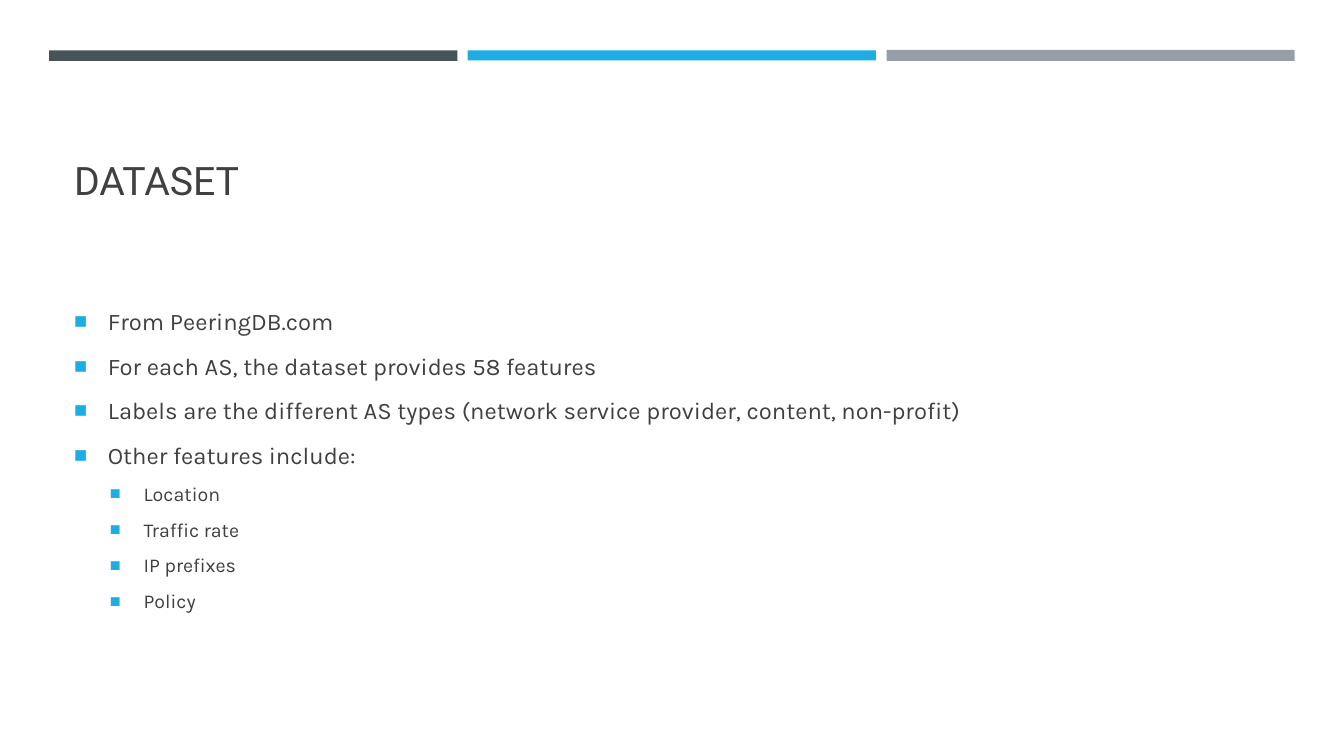
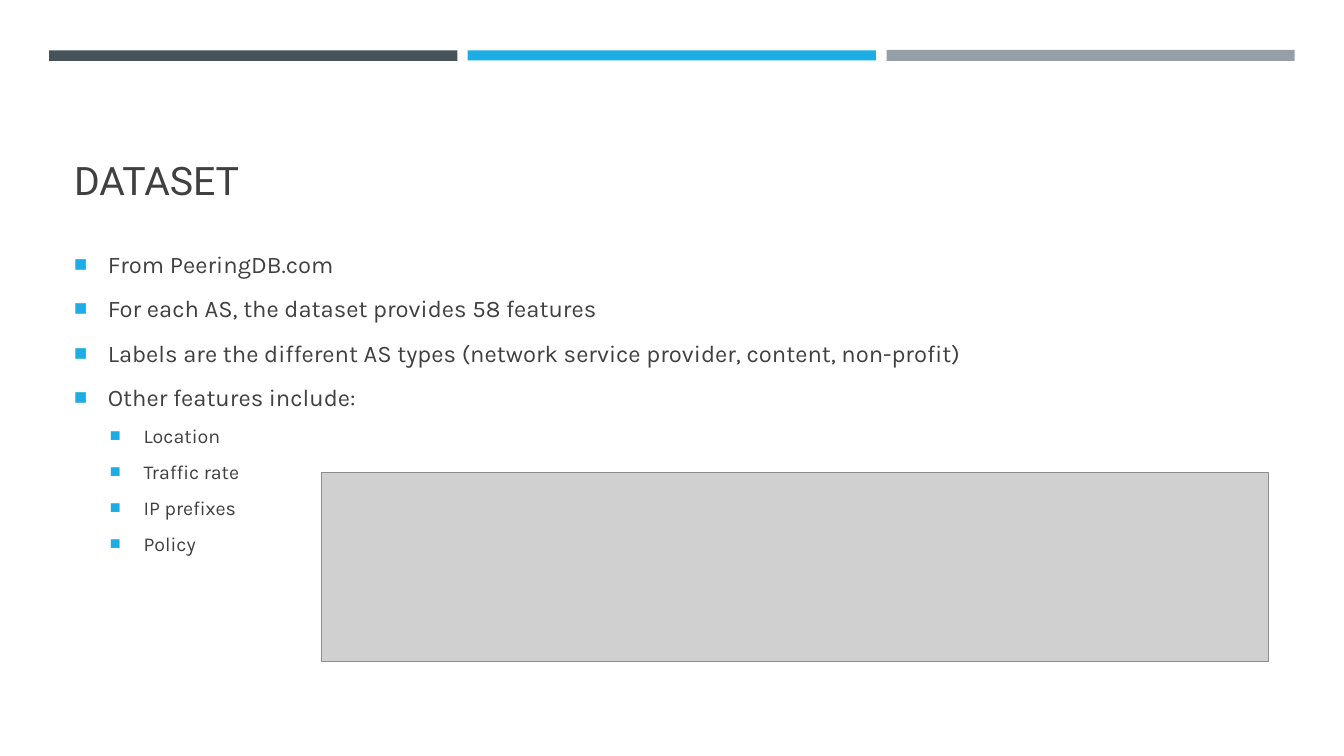
Before and after one commit to rlazad/cs4920Lab3, a slide deck: slide 5 of CS4920 Lab 3_v2.pptx. Drawn at 1344x756 pixels with LibreOffice and Linux fonts; fonts in the diff are those of the drawing; grey boxes stand for pictures. Boxes give left, top, right and bottom in pixels: in the first picture for what was removed or moved away, otherwise in the second. Text is boxed around its words. In the diff, an @@ line names an element or a change of style, - is before the commit and + after.

```diff
--- a/CS4920 Lab 3_v2.pptx
+++ b/CS4920 Lab 3_v2.pptx
@@ text "From PeeringDB.com": place and size @@
-text "From PeeringDB.com" at box(108, 313, 959, 613)
+text "From PeeringDB.com" at box(108, 256, 959, 556)
@@ picture added at box(322, 473, 1269, 661) @@
```
Also in this commit, not shown: 1 other file.
